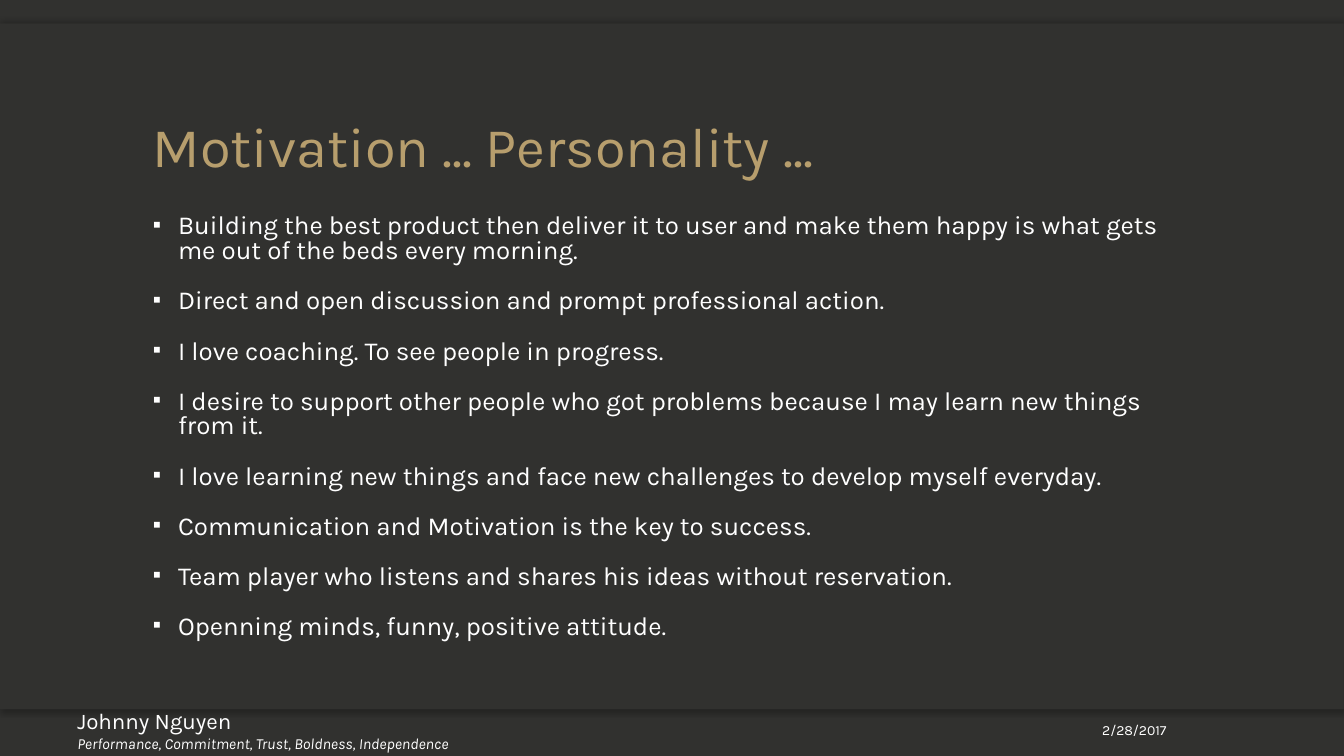
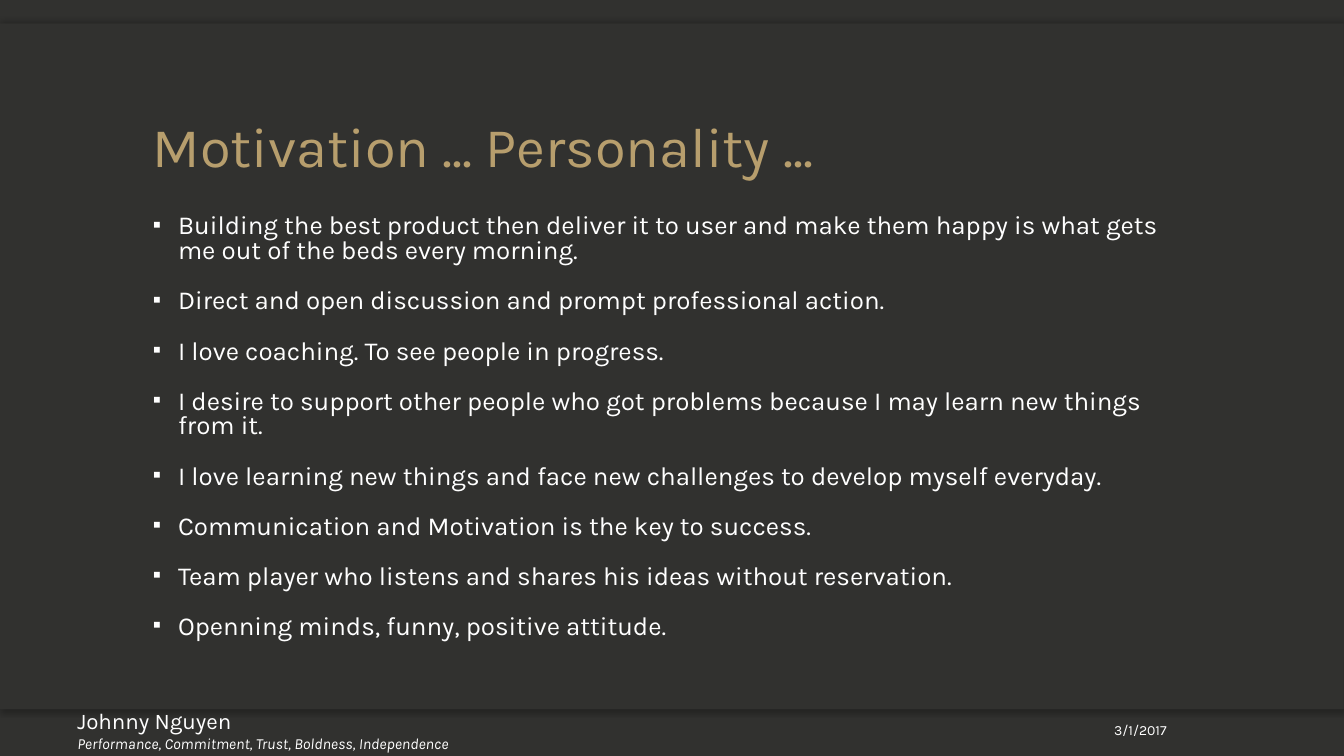
Before and after one commit to johnnynguyen2104/Algorithm_MindMap, a slide deck: slide 3 of Why Hire Me.pptx. Drawn at 1344x756 pixels with LibreOffice and Linux fonts; fonts in the diff are those of the drawing; background and template pictures are left out. Boxes give left, top, right and bottom in pixels: in the first picture for what was removed or moved away, otherwise in the second. Text is boxed around its words. In the diff, an @@ line names an element or a change of style, - is before the commit and + after.

```diff
--- a/Why Hire Me.pptx
+++ b/Why Hire Me.pptx
@@ text at (1114, 725, 1166, 736): text changed @@
-2/28/2017
+3/1/2017
```
Also in this commit, not shown: 3 other slides changed, 3 slides added.
